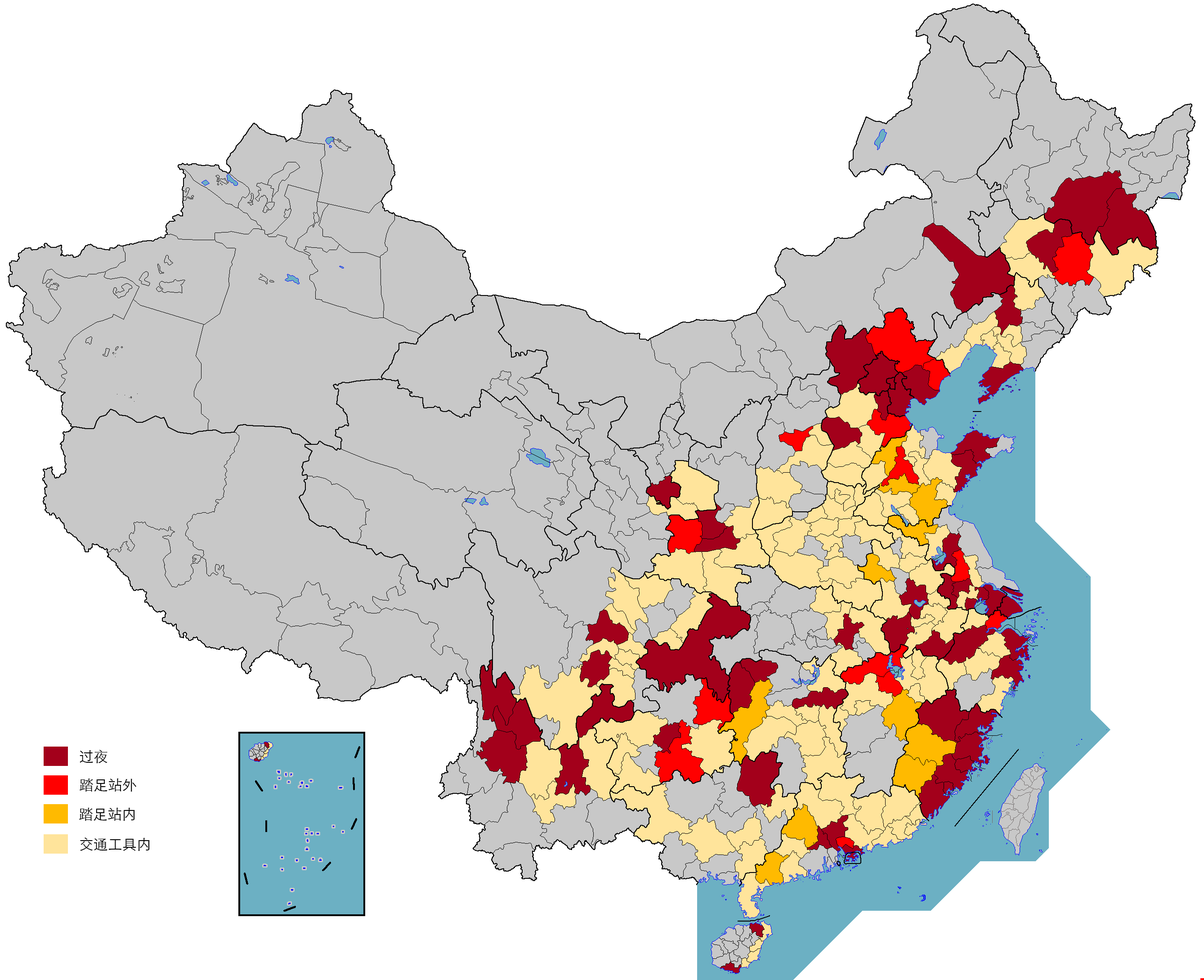
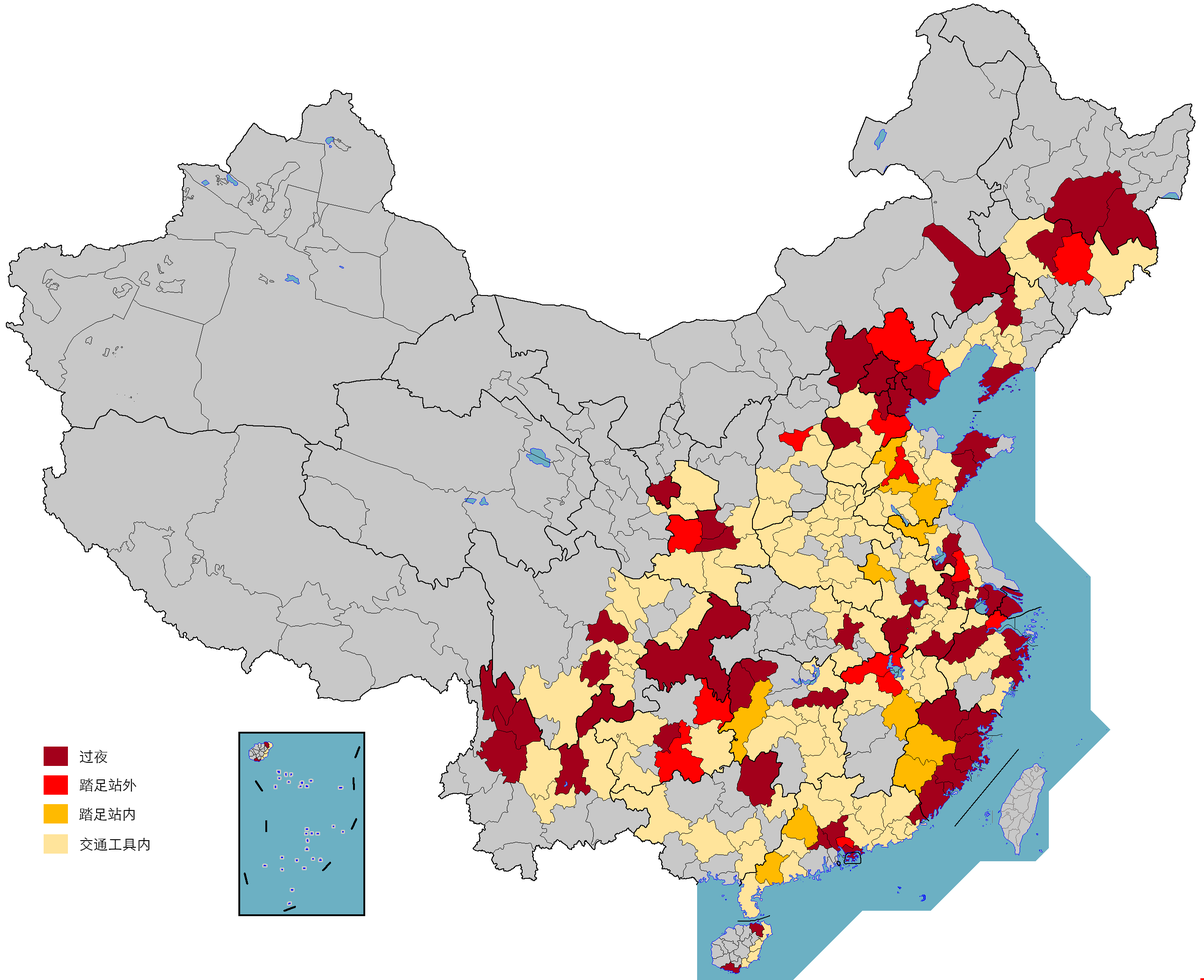
Two versions of the same layered image (w=1204, h=980). Layer-by-layer changes:
painted on "Background" over (x1=905, y1=802, x2=927, y2=825)
